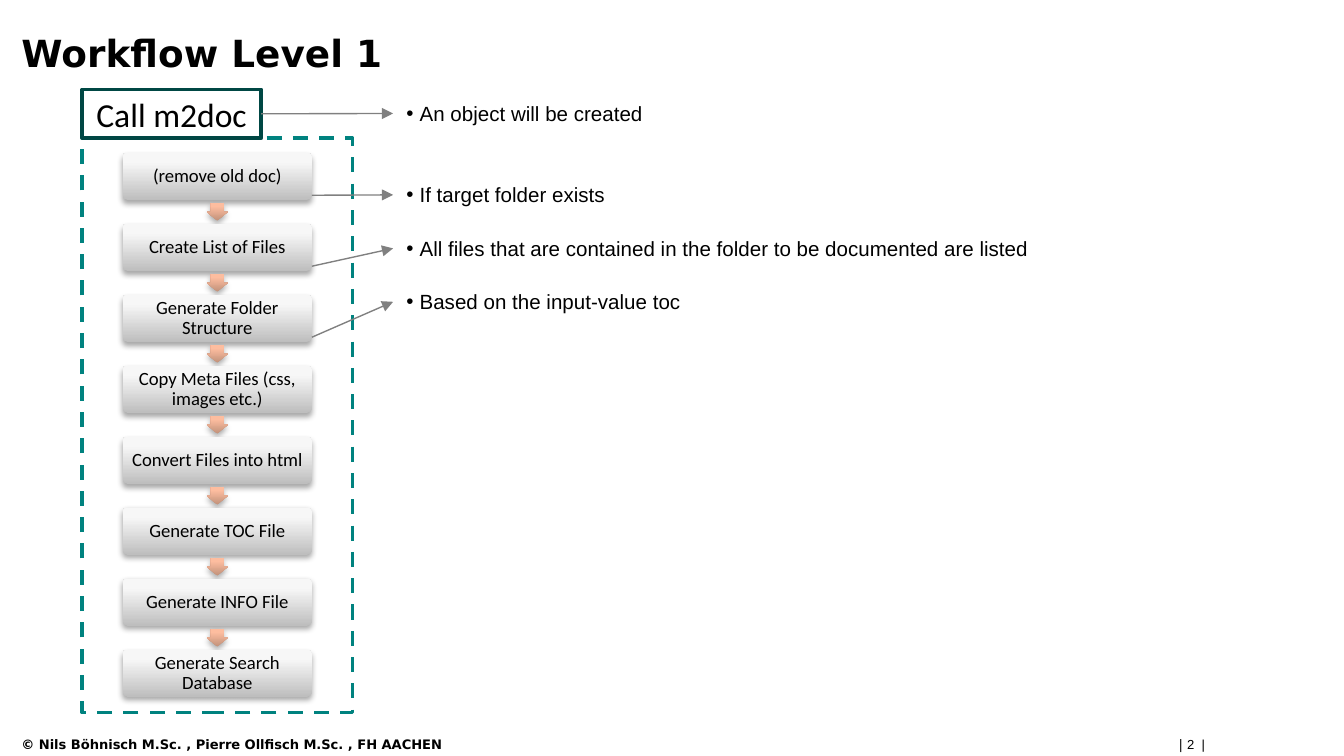
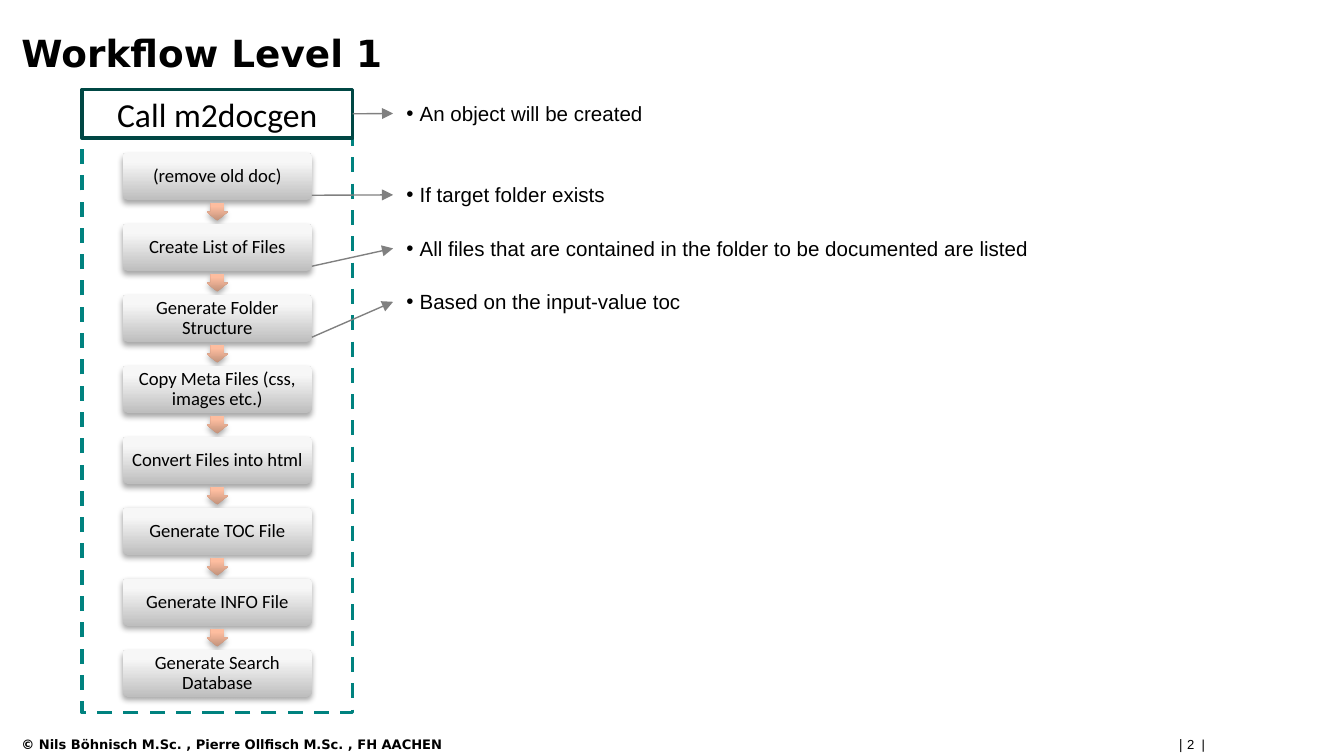
Before and after one commit to nilsBoeAc/m2docgen, a slide deck: slide 2 of private/m2doc_Workflow_V100_21-06-17.pptx. Drawn at 1344x756 pixels with LibreOffice and Linux fonts; fonts in the diff are those of the drawing; background and template pictures are left out. Boxes give left, top, right and bottom in pixels: in the first picture for what was removed or moved away, otherwise in the second. Text is boxed around its words. In the diff, an @@ line names an element or a change of style, - is before the commit and + after.

```diff
--- a/private/m2doc_Workflow_V100_21-06-17.pptx
+++ b/private/m2doc_Workflow_V100_21-06-17.pptx
@@ rounded rectangle "Call m2docgen": place and size @@
-rounded rectangle "Call m2docgen" at [82, 90, 261, 138]
+rounded rectangle "Call m2docgen" at [82, 90, 352, 138]
@@ text in rounded rectangle at [117, 103, 317, 133]: text changed @@
-Call m2doc
+Call m2docgen
@@ arrow moved from (261, 114) - (394, 113) to (352, 114) - (394, 113) @@
```
Also in this commit, not shown: 1 other slide changed, 1 other file.
